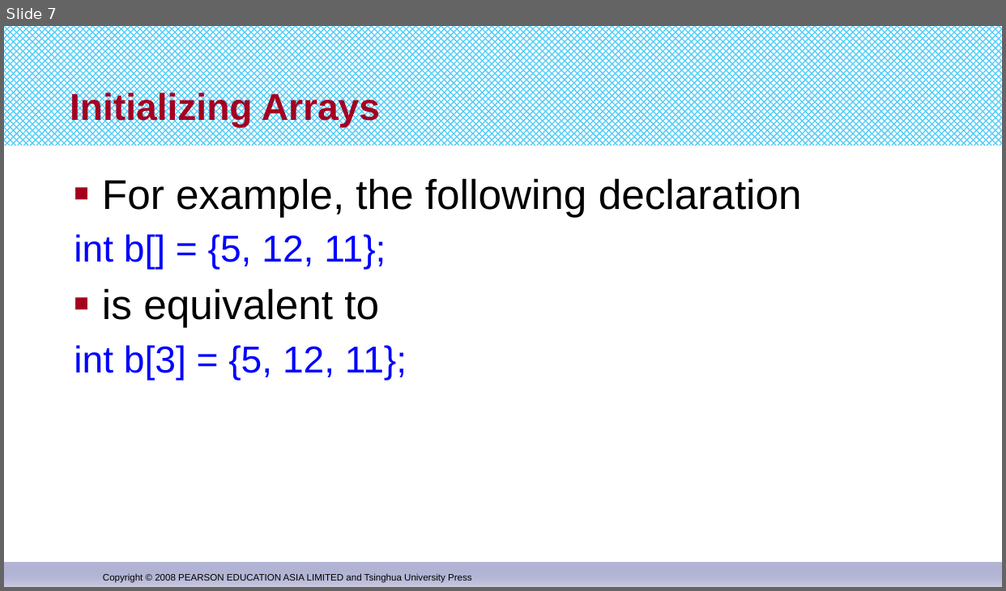
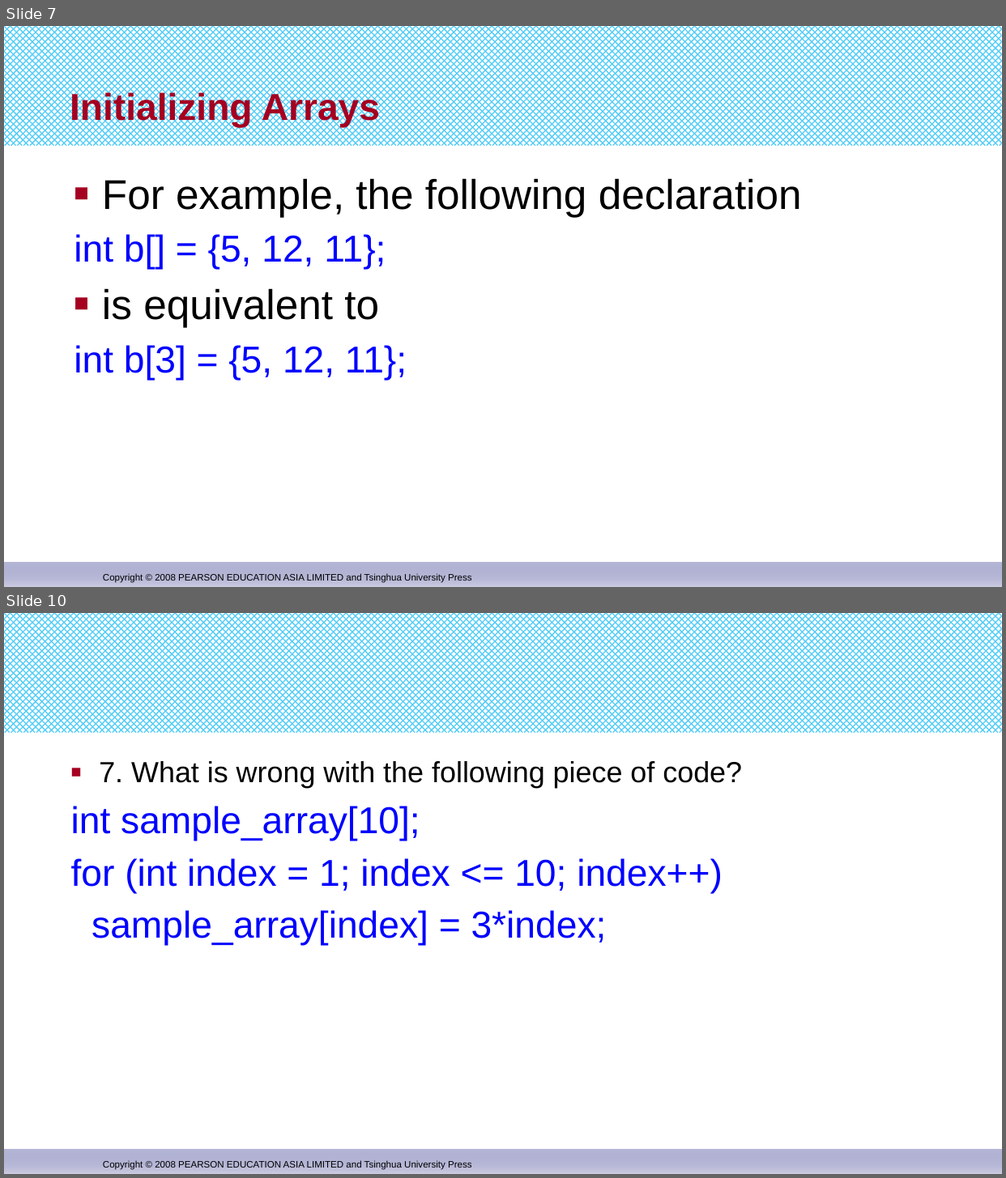
Before and after one commit to djuanbei/CPLUSPLUS, a slide deck: ppt/chapter 7.pptx. Shown one above the other, each under a label of ours: slide 7 before the commit, slides 7 and 10 after it; the slides between them are not shown. The pictures are 1006x591 and 1006x1178 pixels, drawn with LibreOffice and Linux fonts; fonts in the diff are those of the drawing. Boxes give left, top, right and bottom in pixels: in the first picture for what was removed or moved away, otherwise in the second. Text is boxed around its words. In the diff, an @@ line names an element or a change of style, - is before the commit and + after.

```diff
--- a/ppt/chapter 7.pptx
+++ b/ppt/chapter 7.pptx
@@ slide 10 added at <box>4,613,1002,1174</box>, background #FFFFFF; not listed: 3 template elements that a slide beside it also shows @@
@@ text added at <box>71,761,742,946</box>, 36 pt, text #0000FF @@
+■ 7. What is wrong with the following piece of code?
+int sample_array[10];
+for (int index = 1; index <= 10; index++)
+sample_array[index] = 3*index;
```
Also in this commit, not shown: 16 other slides added, 2 other files.
